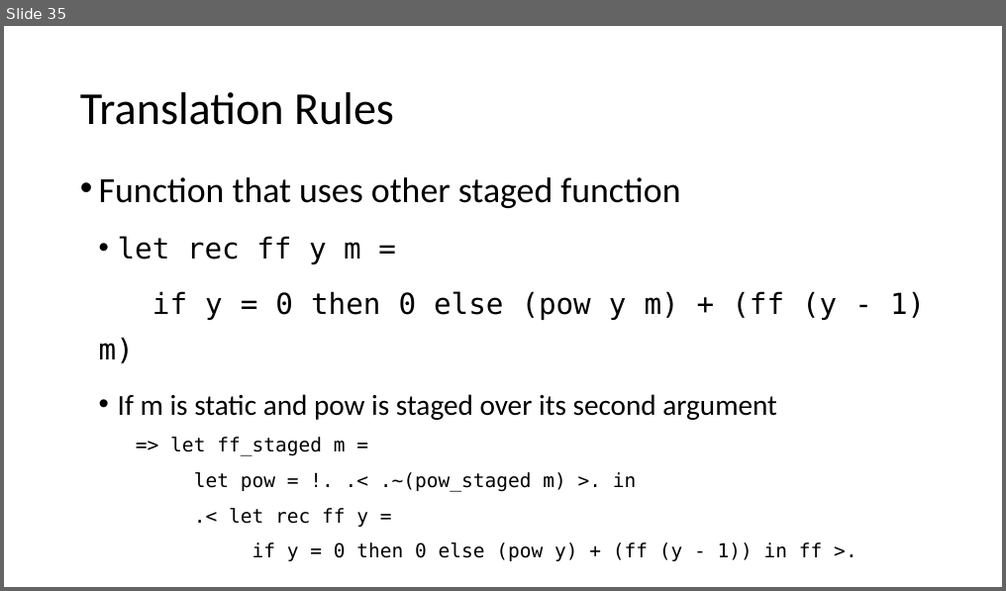
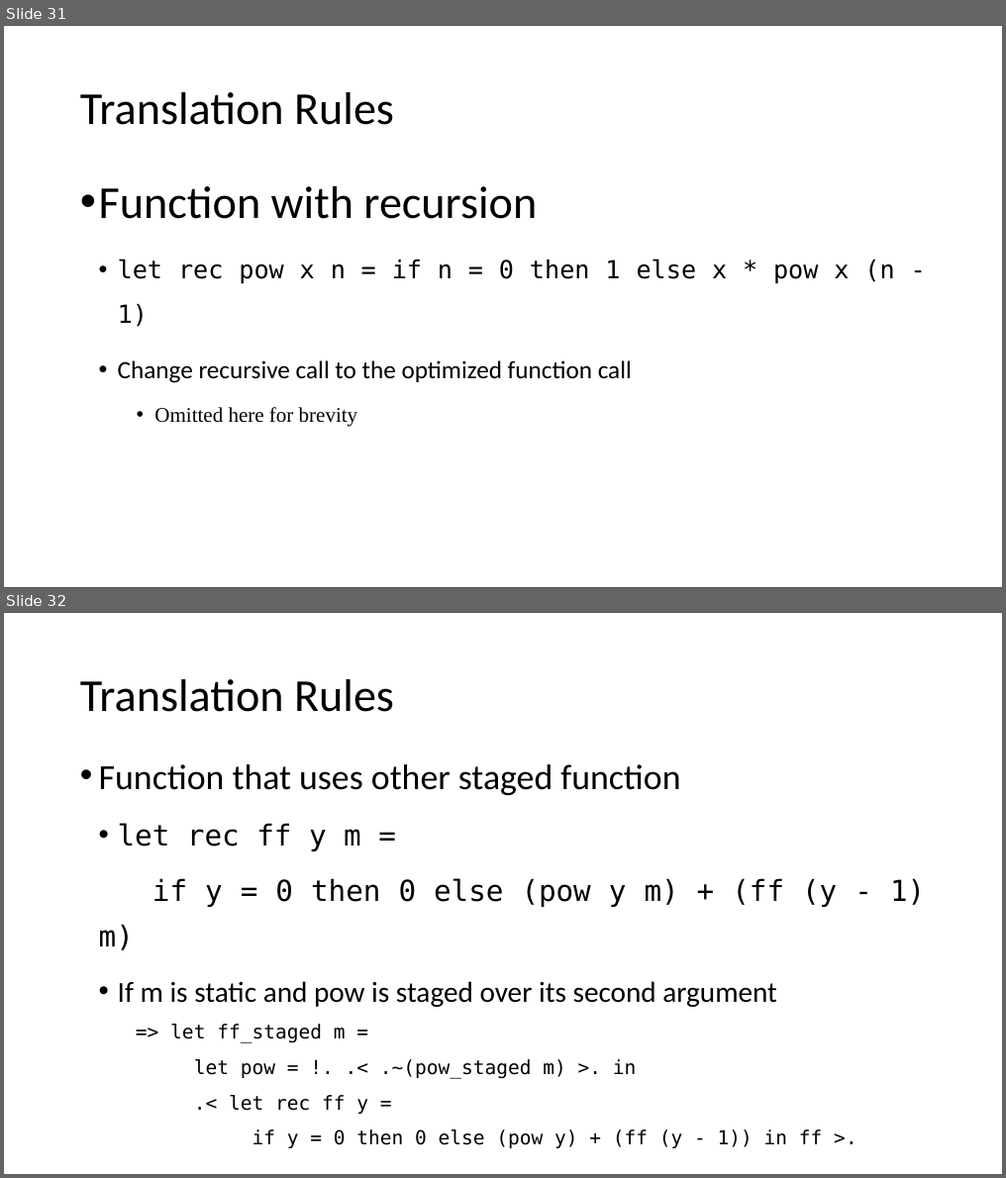
Before and after one commit to ackoroa/ppx_toMeta, a slide deck: report/Automated Meta-Programming to Support High Performance OCaml Codes.pptx. Shown one above the other, each under a label of ours: slide 35 before the commit, slides 31 and 32 after it. The pictures are 1006x591 and 1006x1178 pixels, drawn with LibreOffice and Linux fonts; fonts in the diff are those of the drawing. Boxes give left, top, right and bottom in pixels: in the first picture for what was removed or moved away, otherwise in the second. Text is boxed around its words. In the diff, an @@ line names an element or a change of style, - is before the commit and + after.

```diff
--- a/report/Automated Meta-Programming to Support High Performance OCaml Codes.pptx
+++ b/report/Automated Meta-Programming to Support High Performance OCaml Codes.pptx
@@ slide 31 added at [4, 26, 1002, 587], background #FFFFFF @@
@@ title added at [80, 92, 394, 125], 44 pt, text #000000 @@
+Translation Rules
@@ text added at [99, 186, 894, 427], 24 pt, text #000000 @@
+• Function with recursion
+• let rec pow x n = if n = 0 then 1 else x * pow x (n - 1)
+• Change recursive call to the optimized function call
+  • Omitted here for brevity
@@ what was slide 35 is now slide 32 @@
```
Also in this commit, not shown: 9 slides changed, 2 other slides added, 1 other file.
